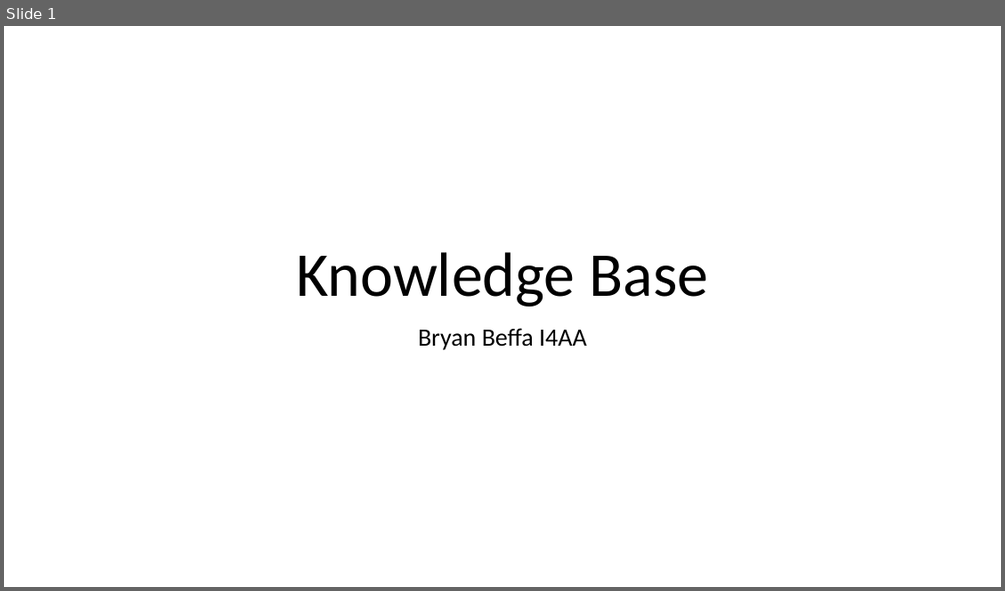
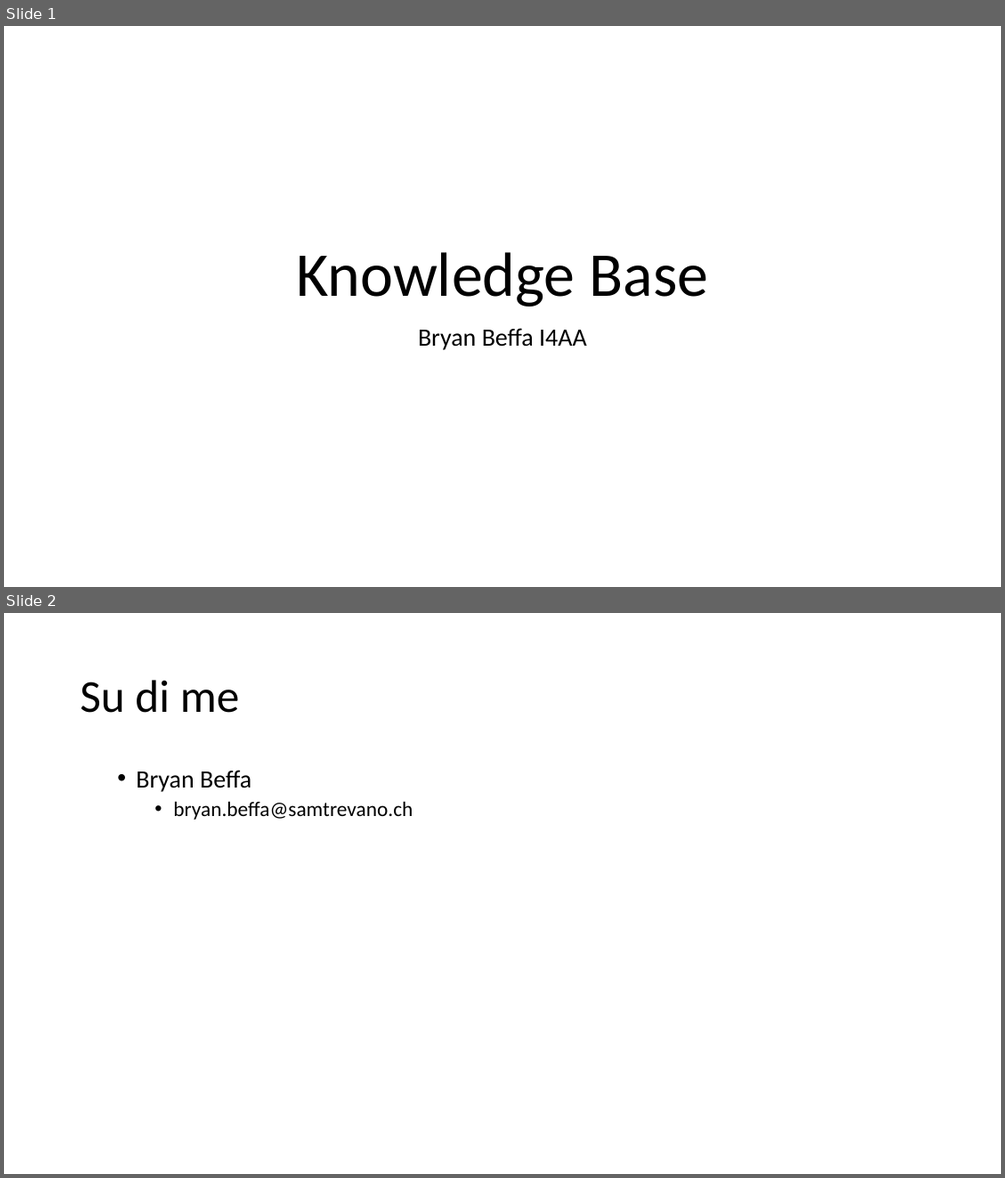
Before and after one commit to bryanbeffa/Knowledge-Base, a slide deck: Presentation/Knowledge Base.pptx. Shown one above the other, each under a label of ours: slide 1 before the commit, slides 1 and 2 after it. The pictures are 1005x591 and 1005x1178 pixels, drawn with LibreOffice and Linux fonts; fonts in the diff are those of the drawing. Boxes give left, top, right and bottom in pixels: in the first picture for what was removed or moved away, otherwise in the second. Text is boxed around its words. In the diff, an @@ line names an element or a change of style, - is before the commit and + after.

```diff
--- a/Presentation/Knowledge Base.pptx
+++ b/Presentation/Knowledge Base.pptx
@@ slide 2 added at <box>4,613,1001,1174</box>, background #FFFFFF @@
@@ title added at <box>80,680,239,713</box>, 44 pt, text #000000 @@
+Su di me
@@ text added at <box>136,770,413,819</box>, 20 pt, text #000000 @@
+  • Bryan Beffa
+    • bryan.beffa@samtrevano.ch
```
Also in this commit, not shown: 1 slide changed, 11 other slides added, 2 slides removed.
